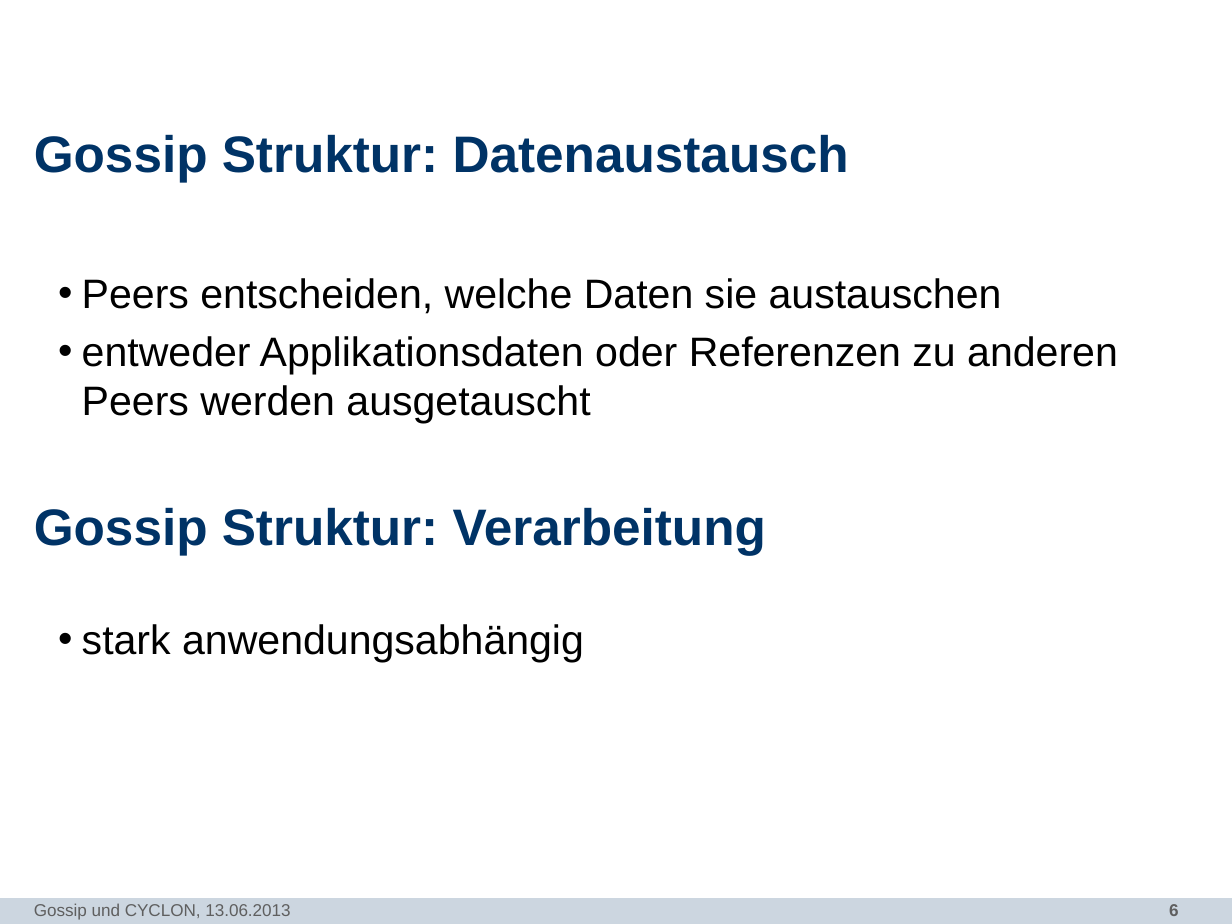
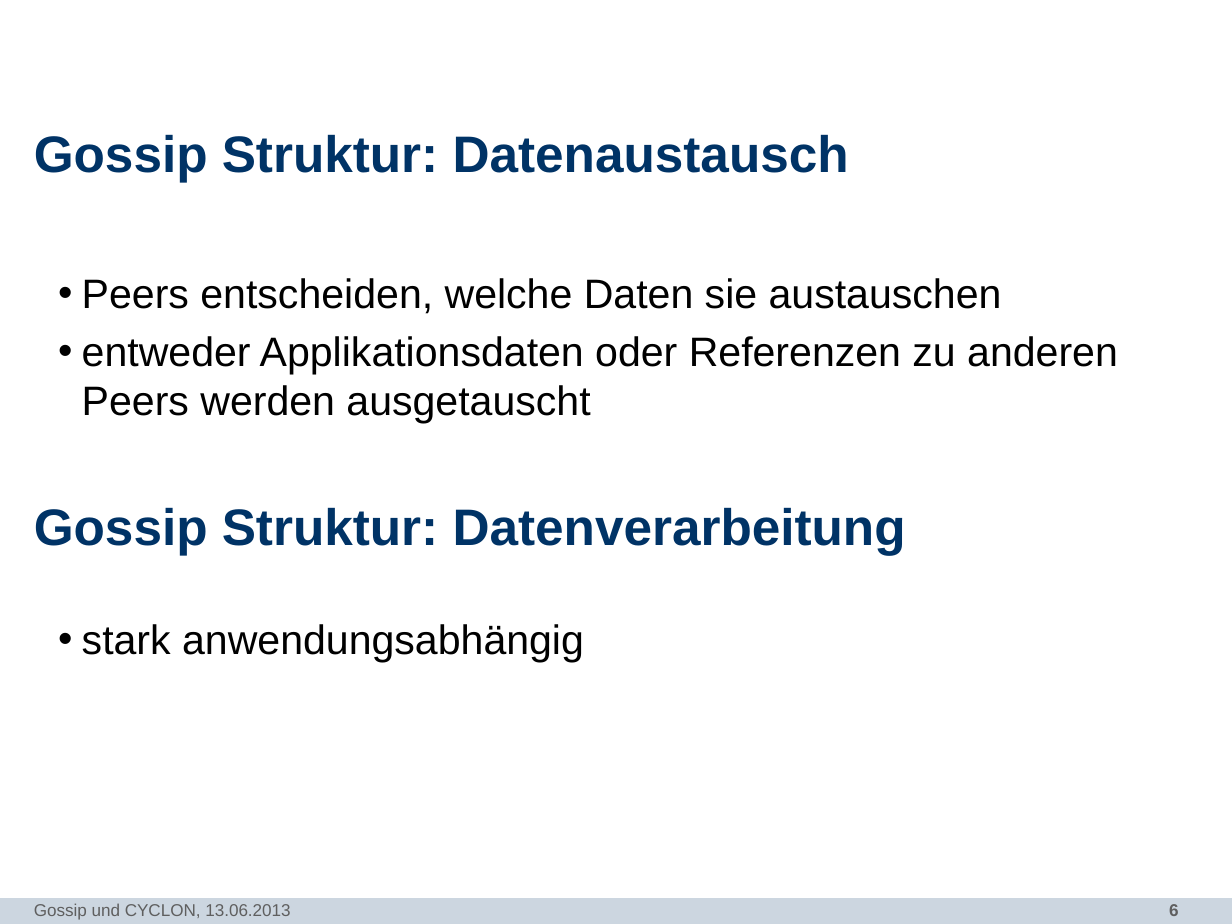
Before and after one commit to N8Fear/DistributedSystems, a slide deck: slide 6 of Vortrag/[MASTER] Präsentation.pptx. Drawn at 1232x924 pixels with LibreOffice and Linux fonts; fonts in the diff are those of the drawing; background and template pictures are left out. Boxes give left, top, right and bottom in pixels: in the first picture for what was removed or moved away, otherwise in the second. Text is boxed around its words. In the diff, an @@ line names an element or a change of style, - is before the commit and + after.

```diff
--- a/Vortrag/[MASTER] Präsentation.pptx
+++ b/Vortrag/[MASTER] Präsentation.pptx
@@ text at <box>34,507,906,555</box>: text changed @@
-Gossip Struktur: Verarbeitung
+Gossip Struktur: Datenverarbeitung
```
Also in this commit, not shown: 5 other slides changed, 1 other file.
